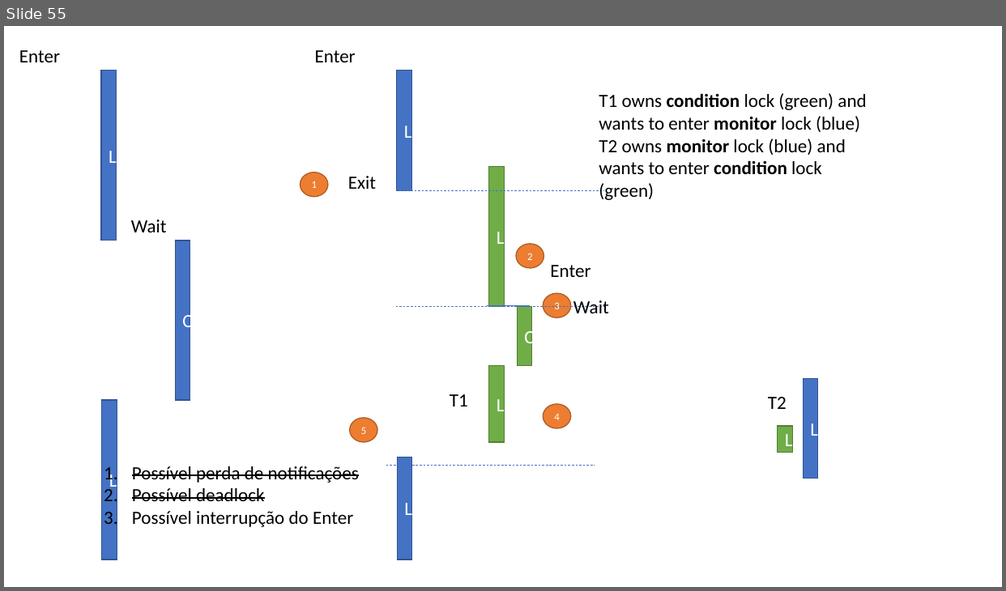
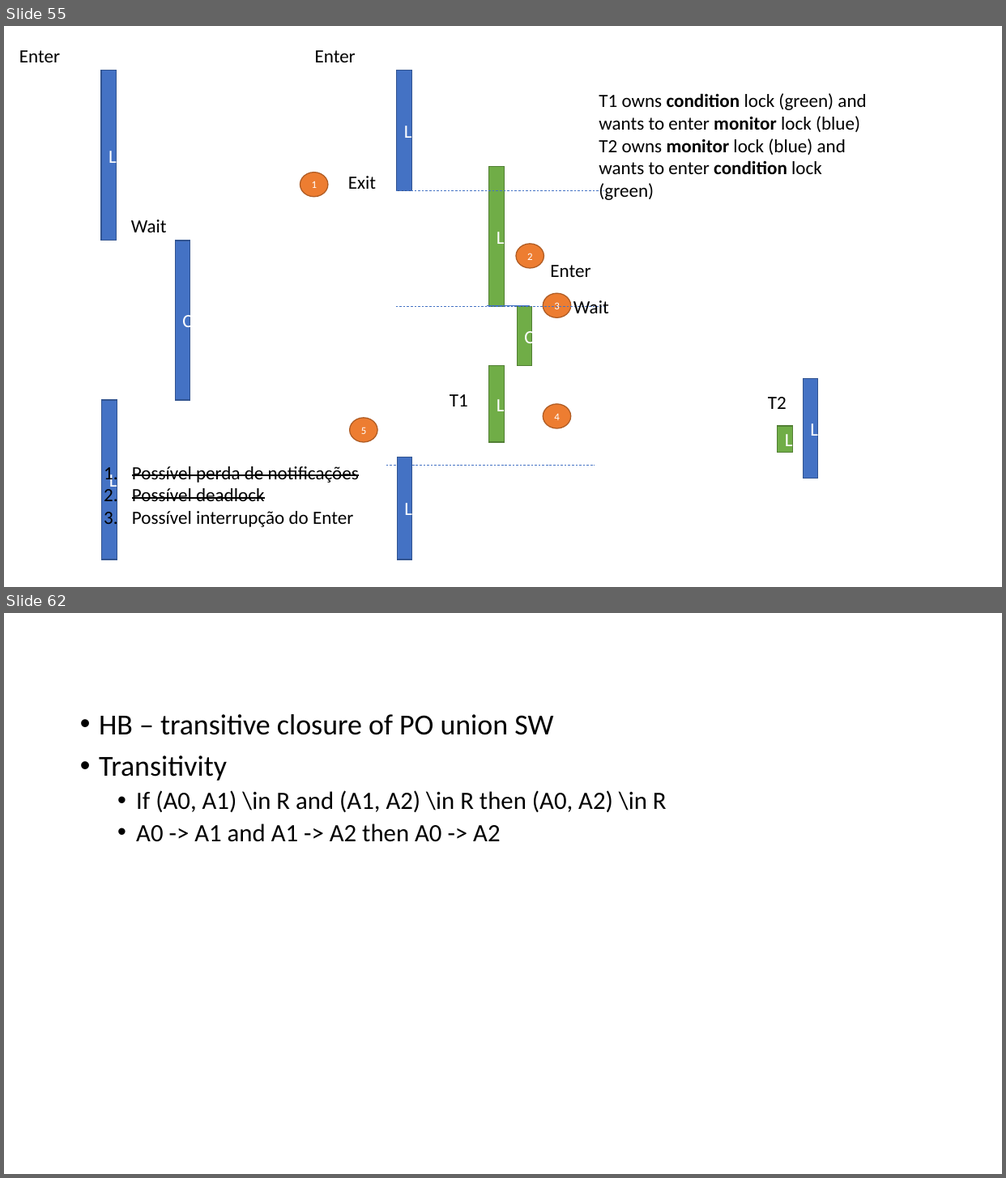
Before and after one commit to isel-leic-pc/s2021v-li51n, a slide deck: docs/threads.pptx. Shown one above the other, each under a label of ours: slide 55 before the commit, slides 55 and 62 after it; the slides between them are not shown. The pictures are 1006x591 and 1006x1178 pixels, drawn with LibreOffice and Linux fonts; fonts in the diff are those of the drawing. Boxes give left, top, right and bottom in pixels: in the first picture for what was removed or moved away, otherwise in the second. Text is boxed around its words. In the diff, an @@ line names an element or a change of style, - is before the commit and + after.

```diff
--- a/docs/threads.pptx
+++ b/docs/threads.pptx
@@ slide 62 added at [4, 613, 1002, 1174], background #FFFFFF @@
@@ text added at [99, 714, 667, 842], 24 pt, text #000000 @@
+• HB – transitive closure of PO union SW
+• Transitivity
+  • If (A0, A1) \in R and (A1, A2) \in R then (A0, A2) \in R
+  • A0 -> A1 and A1 -> A2 then A0 -> A2
```
Also in this commit, not shown: 14 other slides added, 5 other files.
